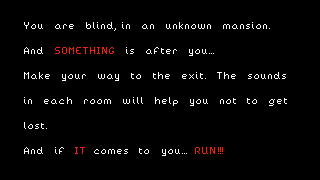
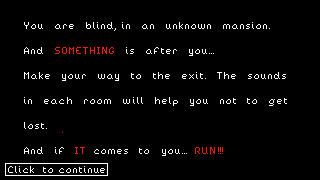
Two versions of the same layered image (w=320, h=180). Layer-by-layer changes:
renamed "Calque" to "Calque #2", showed it, moved it above "Calque #1", painted on it over [5, 132, 108, 176]
